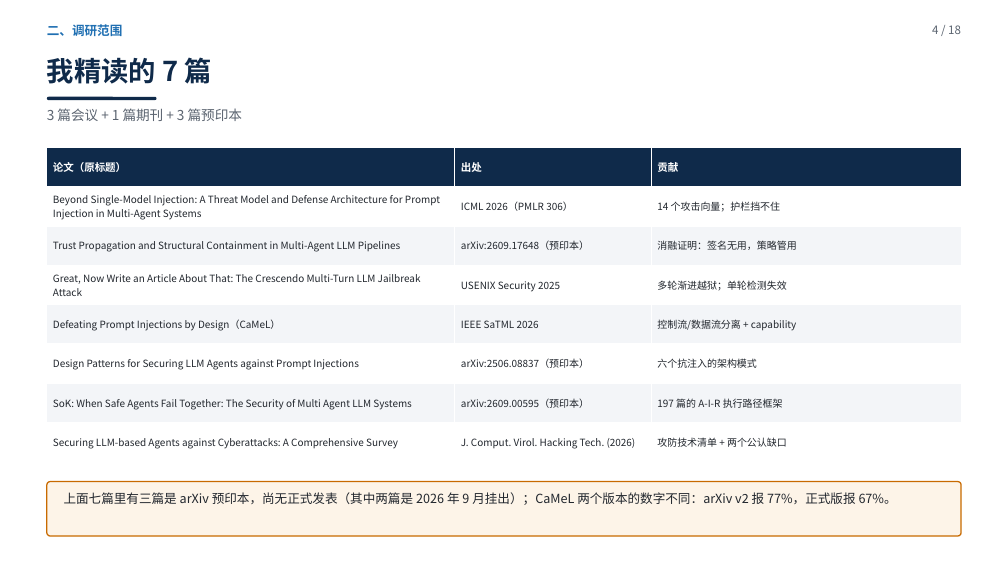
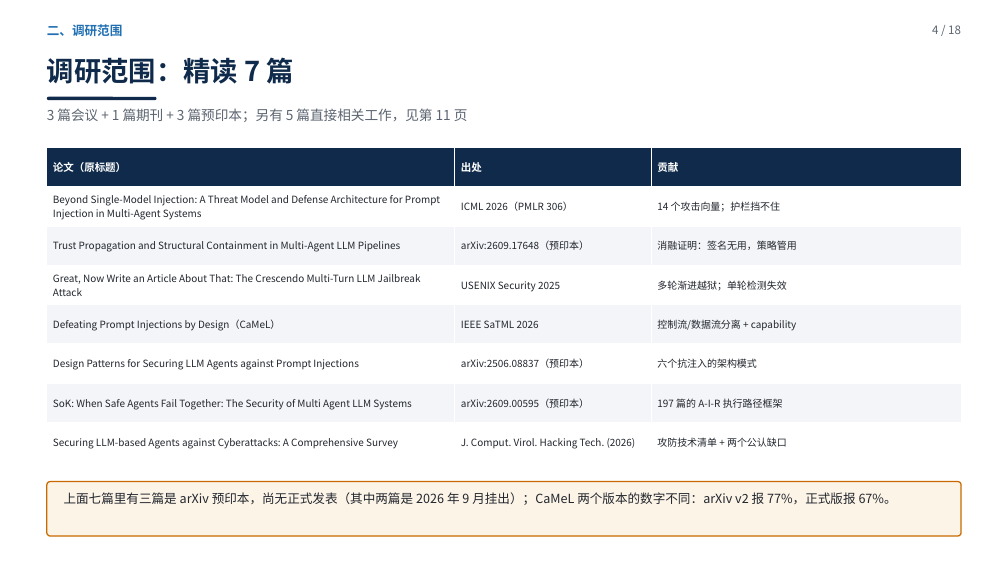
Before and after one commit to yiiiiiii1/multi-agent-remote-sensing, a slide deck: slide 4 of 阶段2-卫星多智能体防御/presentations/新方向调研汇报.pptx. Drawn at 1008x567 pixels with LibreOffice and Linux fonts; fonts in the diff are those of the drawing. Boxes give left, top, right and bottom in pixels: in the first picture for what was removed or moved away, otherwise in the second. Text is boxed around its words. In the diff, an @@ line names an element or a change of style, - is before the commit and + after.

Commit message:
整体改为纯调研定位：PPT 新增防御路线④（SSH/VIGIL/CoopGuard/自适应基准）、删去立题页、封面与章节重排；讲稿与大纲全部重写；补课文档去掉定位建议

```diff
--- a/阶段2-卫星多智能体防御/presentations/新方向调研汇报.pptx
+++ b/阶段2-卫星多智能体防御/presentations/新方向调研汇报.pptx
@@ text at (47, 54, 294, 89): text changed @@
-我精读的 7 篇
+调研范围：精读 7 篇
@@ text at (47, 108, 468, 122): text changed @@
-3 篇会议 + 1 篇期刊 + 3 篇预印本
+3 篇会议 + 1 篇期刊 + 3 篇预印本；另有 5 篇直接相关工作，见第 11 页
```
Also in this commit, not shown: 7 other slides changed, 2 slides added, 2 slides removed, 5 other files.
